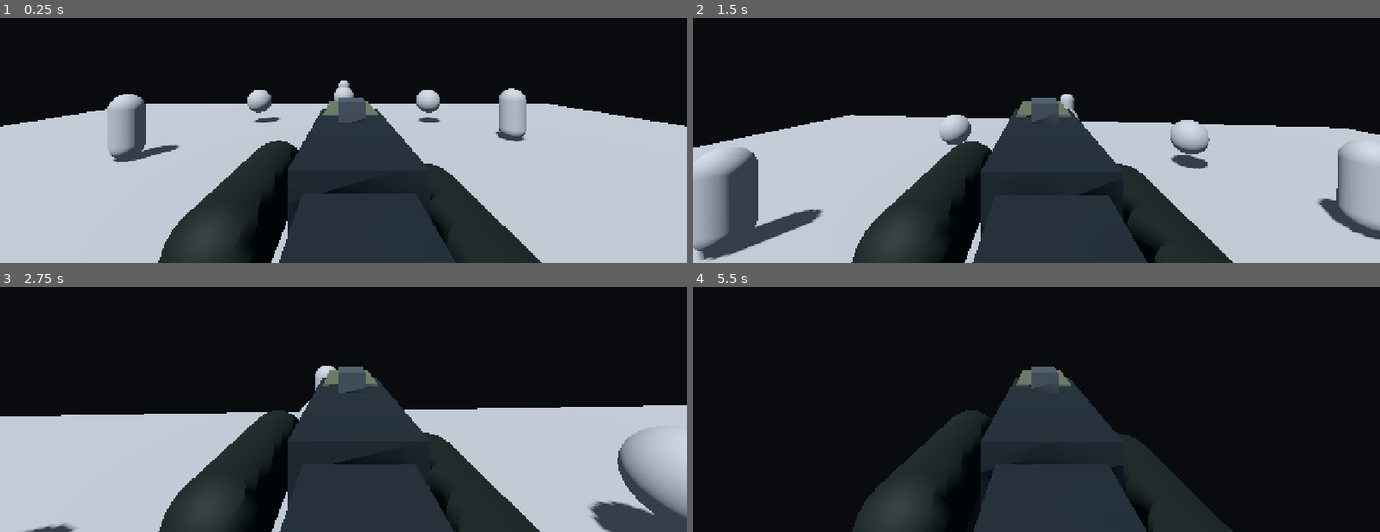
Above: before the commit, frames 1-4 (two rows, left to right).
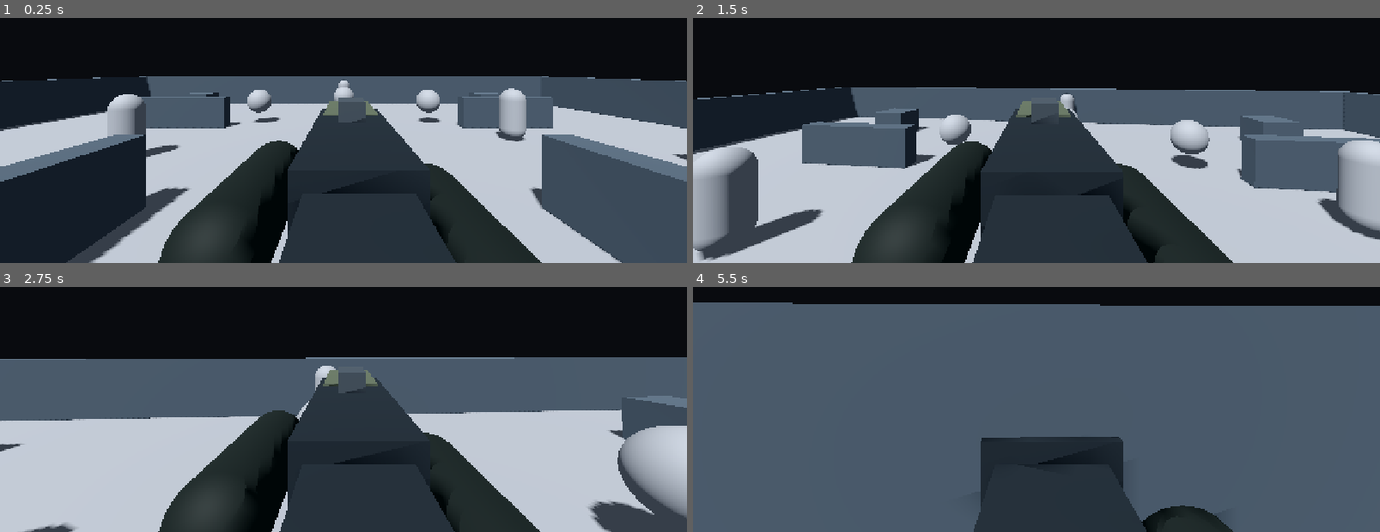
Above: after the commit, the same moments.

Repository: Nexora-Apparel/VELTRIX-WARFARE
Game: Godot game, scene res://scenes/main.tscn
The game is run twice, just before and just after one commit, with the same random seed, the same clock (stepped at 60 frames per second) and the same inputs.
Inputs (mouse positions are in pixels of both pictures, inside the frame that each line leads up to):
- Up to frame 1 (0.25 s): no input
- Up to frame 2 (1.5 s): tap Enter at 0.5 s; move the mouse to (1070, 69) at 0.52 s; hold Ctrl 0.53-1.28 s; hold W (move_forward) from 0.53 s (still down); click (1070, 69) at 0.67 s; tap Space (jump) at 0.77 s; move the mouse to (1002, 71) at 1.27 s; tap Shift at 1.35 s
- Up to frame 3 (2.75 s): keep holding W (move_forward); tap Space (jump) at 1.52 s; move the mouse to (357, 333) at 2.02 s; tap R at 2.1 s
- Up to frame 4 (5.5 s): keep holding W (move_forward); move the mouse to (1029, 345) at 2.77 s; tap Ctrl at 2.85 s; click (1029, 345) at 2.92 s; tap Space (jump) at 3.02, 3.77, 4.52 s; move the mouse to (1084, 343) at 3.52 s; hold Shift 3.53-4.28 s; move the mouse to (981, 333) at 4.27 s; tap R at 4.35 s; move the mouse to (1043, 338) at 5.02 s; hold Ctrl from 5.03 s (still down); click (1043, 338) at 5.17 s

The runs differ from the first frame. In frame 1, 30% of the frame differs, in the area x 0-100%, y 23-100%; in frame 2, 17%; in frame 3, 22%; in frame 4, 83%, in the area x 0-100%, y 6-100%.

Commit message:
Add cover geometry and arena perimeter to training scene

Diff:
--- a/scenes/main.tscn
+++ b/scenes/main.tscn
@@ -7,6 +7,7 @@
 [ext_resource type="Script" path="res://scripts/player_health.gd" id="5_health"]
 [ext_resource type="Script" path="res://scripts/training_bot.gd" id="6_bot"]
 [ext_resource type="Script" path="res://scripts/weapon_viewmodel.gd" id="7_viewmodel"]
+[ext_resource type="Script" path="res://scripts/training_arena.gd" id="8_arena"]
 
 [sub_resource type="Environment" id="Environment_world"]
 background_mode = 1
@@ -60,6 +61,9 @@
 roughness = 0.9
 
 [node name="Main" type="Node3D"]
+
+[node name="TrainingArena" type="Node3D" parent="."]
+script = ExtResource("8_arena")
 
 [node name="WorldEnvironment" type="WorldEnvironment" parent="."]
 environment = SubResource("Environment_world")
Not shown: 1 places in scenes/main.tscn that only renumber resources
